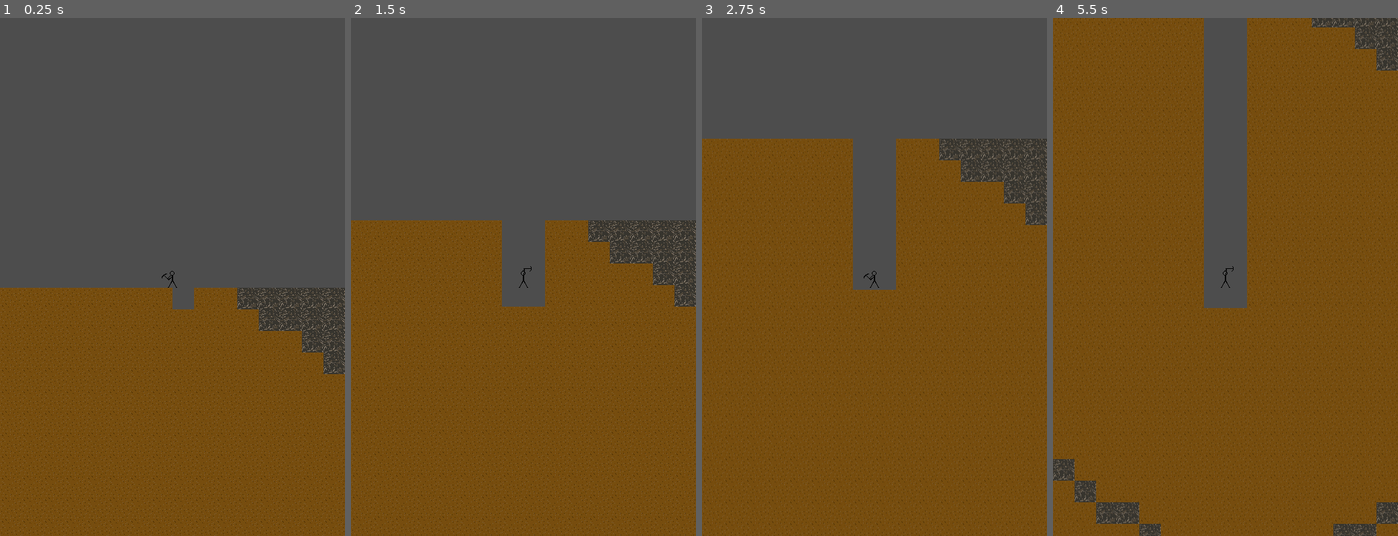
Above: before the commit, frames 1-4 (left to right).
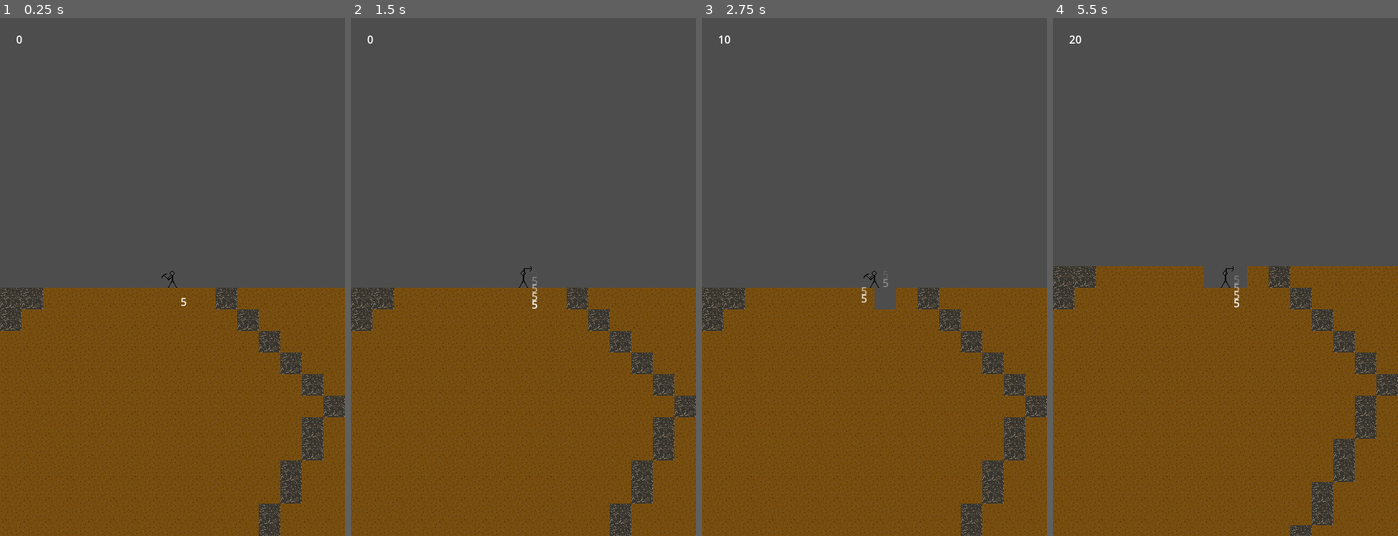
Above: after the commit, the same moments.

Repository: fgil90/ldjam57
Game: Godot game, scene res://main_scene.tscn
Two runs of this game, one before a commit and one after it. Both use one fixed random seed, a clock stepped at 60 frames per second and the inputs below.
Inputs:
- Up to frame 1 (0.25 s): no input
- Up to frame 2 (1.5 s): no input
- Up to frame 3 (2.75 s): no input
- Up to frame 4 (5.5 s): no input

The runs differ from the first frame. In frame 1, 7.2% of the frame differs, in the area x 0-100%, y 3-100%; in frame 2, 20%; in frame 3, 33%; in frame 4, 53%, in the area x 0-100%, y 0-100%.

Commit message:
Damage and Gold Display

Diff:
--- a/Blocks/blocks.gd
+++ b/Blocks/blocks.gd
@@ -7,19 +7,24 @@
 	var gold_yield
 	var coords
 
-	func _init(_hp, _defense, _gold_yield):
-		hp = _hp
-		defense = _defense
-		gold_yield = _gold_yield
+	func _init(tile_data:TileData, tile_coords:Vector2i):
+		hp = tile_data.get_custom_data('hp')
+		defense = tile_data.get_custom_data('defense')
+		gold_yield = tile_data.get_custom_data('gold_yield')
+		coords = tile_coords
 
 @onready var player: Player = $"../Player"
 @export var noise: FastNoiseLite
 var block_dict = {}
+var look_up_table = [Vector2i(0,0), Vector2i(1,0), Vector2i(0,1), Vector2i(1,1)]
+@onready var display_label = preload('res://Blocks/damage_display.tscn')
 
 func _ready():
 	player.dig.connect(_on_dig)
 	var map_width = 16
-	var map_height = 30
+	var map_height = 1000
+	randomize()
+	noise.seed = randi()
 	generate_tilemap(map_width, map_height)
 
 func generate_tilemap(width:int, height:int):
@@ -34,31 +39,25 @@
 	value *= value
 	value *= 4
 	value = floori(value)
+	return look_up_table[value]
 
-	match value:
-		0:
-			return Vector2i(0,0)
-		1:
-			return Vector2i(1,0)
-		2:
-			return Vector2i(0,1)
-		3:
-			return Vector2i(1,1)
+func display_damage(damage, pos):
+	var damage_display_instance = display_label.instantiate()
+	damage_display_instance.global_position = pos
+	damage_display_instance.text = str(damage)
+	add_child(damage_display_instance)
+	print(damage_display_instance)
 
 func _on_dig(tile_collider_rid):
 	var current_tile
 	var tile_coords = get_coords_for_body_rid(tile_collider_rid)
 	if tile_collider_rid not in block_dict:
 		var tile_data = get_cell_tile_data(tile_coords)
-		var hp = tile_data.get_custom_data('hp')
-		var defense = tile_data.get_custom_data('defense')
-		var gold_yield = tile_data.get_custom_data('gold_yield')
-
-		var block = Block.new(hp, defense, gold_yield)
-		block.coords = tile_coords
+		var block = Block.new(tile_data, tile_coords)
 		block_dict.get_or_add(tile_collider_rid, block)
 
 	current_tile = block_dict[tile_collider_rid]
+
 	var actual_damage = player.damage - current_tile.defense
 	if actual_damage < 0: actual_damage = 0
 
@@ -69,4 +68,5 @@
 	else:
 		current_tile.hp -= actual_damage
 
+	display_damage(actual_damage, map_to_local(tile_coords))
 	#'print('Current Tile: \n Position: {0}\n hp: {1} \n'.format([current_tile.coords, current_tile.hp]))
--- a/Blocks/blocks.tscn
+++ b/Blocks/blocks.tscn
@@ -1,6 +1,6 @@
 [gd_scene load_steps=6 format=3 uid="uid://wnchwhugoh03"]
 
-[ext_resource type="Texture2D" uid="uid://p4f8nmgp1b37" path="res://Blocks/New Piskel.png" id="1_6eqes"]
+[ext_resource type="Texture2D" uid="uid://p4f8nmgp1b37" path="res://Blocks/blocks_atlas.png" id="1_6eqes"]
 [ext_resource type="Script" uid="uid://1whhdx0elrt8" path="res://Blocks/blocks.gd" id="2_kadlk"]
 
 [sub_resource type="TileSetAtlasSource" id="TileSetAtlasSource_bwy1f"]
--- /dev/null
+++ b/Blocks/damage_display.gd
@@ -0,0 +1,13 @@
+extends Label
+
+@onready var timer: Timer = $Timer
+@onready var inverse_wait_time = 1/timer.wait_time
+
+@export var rising_speed: float = 100
+
+func _process(delta: float) -> void:
+	self_modulate.a = inverse_wait_time * timer.time_left
+	global_position += Vector2.UP * rising_speed * delta
+
+func _on_timer_timeout() -> void:
+	queue_free()
--- /dev/null
+++ b/Blocks/damage_display.tscn
@@ -0,0 +1,18 @@
+[gd_scene load_steps=2 format=3 uid="uid://clmajrliqcjxg"]
+
+[ext_resource type="Script" uid="uid://b3funxv03meyc" path="res://Blocks/damage_display.gd" id="1_684v2"]
+
+[node name="damage_display" type="Label"]
+anchors_preset = 15
+anchor_right = 1.0
+anchor_bottom = 1.0
+grow_horizontal = 2
+grow_vertical = 2
+script = ExtResource("1_684v2")
+
+[node name="Timer" type="Timer" parent="."]
+wait_time = 0.5
+one_shot = true
+autostart = true
+
+[connection signal="timeout" from="Timer" to="." method="_on_timer_timeout"]
--- a/Player/Player.tscn
+++ b/Player/Player.tscn
@@ -23,14 +23,14 @@
 
 [node name="Player" type="CharacterBody2D"]
 script = ExtResource("1_3qydi")
-damage = 100
+damage = 5
 dig_speed = 100.0
 
 [node name="AnimatedSprite2D" type="AnimatedSprite2D" parent="."]
 sprite_frames = SubResource("SpriteFrames_tok1r")
 animation = &"dig"
 autoplay = "dig"
-frame_progress = 0.0456955
+frame_progress = 0.919083
 
 [node name="CollisionShape2D" type="CollisionShape2D" parent="."]
 shape = SubResource("RectangleShape2D_tok1r")
--- /dev/null
+++ b/UI.tscn
@@ -0,0 +1,10 @@
+[gd_scene format=3 uid="uid://wfqnboooykk8"]
+
+[node name="UI" type="CanvasLayer"]
+
+[node name="Gold_Label" type="Label" parent="."]
+offset_left = 24.0
+offset_top = 20.0
+offset_right = 64.0
+offset_bottom = 43.0
+text = "Gold"
--- /dev/null
+++ b/main_scene.gd
@@ -0,0 +1,11 @@
+extends Node2D
+
+var player
+var UI_Gold
+
+func _ready() -> void:
+	player = get_node('Player')
+	UI_Gold = get_node("UI/Gold_Label")
+
+func _process(delta: float) -> void:
+	UI_Gold.text = str(player.total_gold)
--- a/main_scene.tscn
+++ b/main_scene.tscn
@@ -1,12 +1,17 @@
-[gd_scene load_steps=3 format=3 uid="uid://dx2qltb6vo72x"]
+[gd_scene load_steps=5 format=3 uid="uid://dx2qltb6vo72x"]
 
 [ext_resource type="PackedScene" uid="uid://cjc8xfcjgcfyx" path="res://Player/Player.tscn" id="1_0f027"]
+[ext_resource type="Script" uid="uid://bcdxyl42nt4kx" path="res://main_scene.gd" id="1_gyfs4"]
 [ext_resource type="PackedScene" uid="uid://wnchwhugoh03" path="res://Blocks/blocks.tscn" id="2_2c62f"]
+[ext_resource type="PackedScene" uid="uid://wfqnboooykk8" path="res://UI.tscn" id="4_d5x1h"]
 
 [node name="Main Scene" type="Node2D"]
+script = ExtResource("1_gyfs4")
 
 [node name="Player" parent="." instance=ExtResource("1_0f027")]
 position = Vector2(256, -32)
 dig_speed = 10.0
 
 [node name="TileMapLayer" parent="." instance=ExtResource("2_2c62f")]
+
+[node name="UI" parent="." instance=ExtResource("4_d5x1h")]
Renamed: Blocks/New Piskel.png -> Blocks/blocks_atlas.png
Not shown, changed: Blocks/blocks_atlas.png.import
Not shown, added: Blocks/damage_display.gd.uid
Not shown, added: main_scene.gd.uid
Not shown, changed: readme.md
